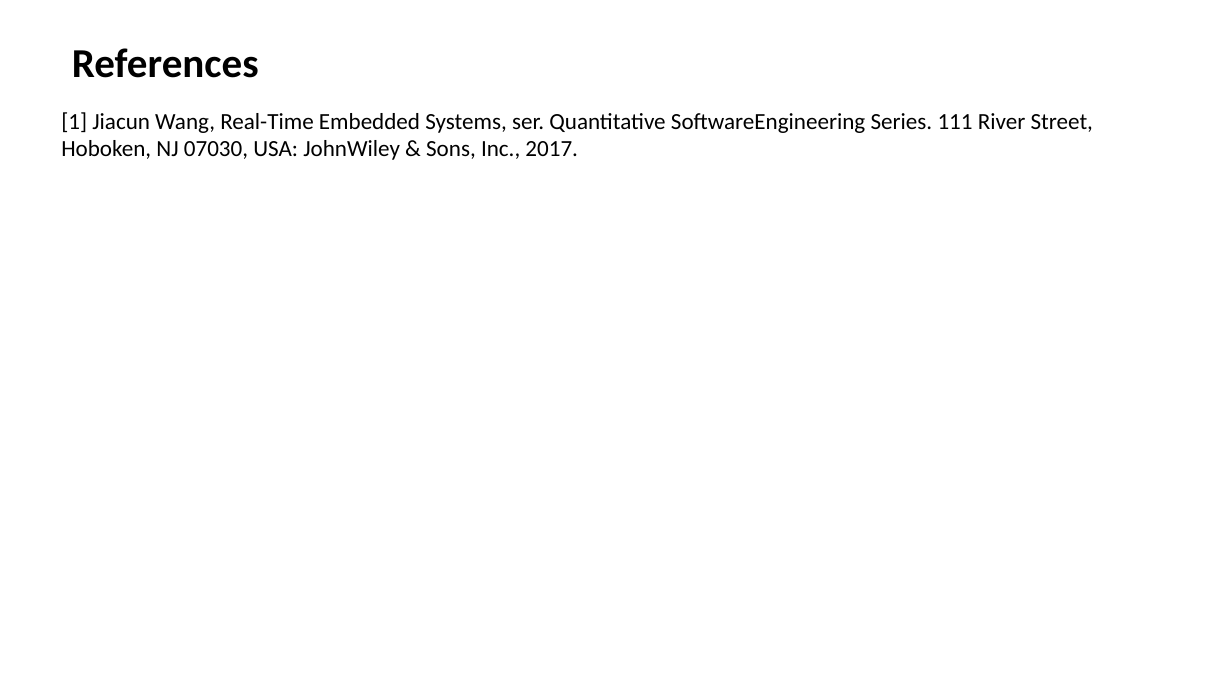
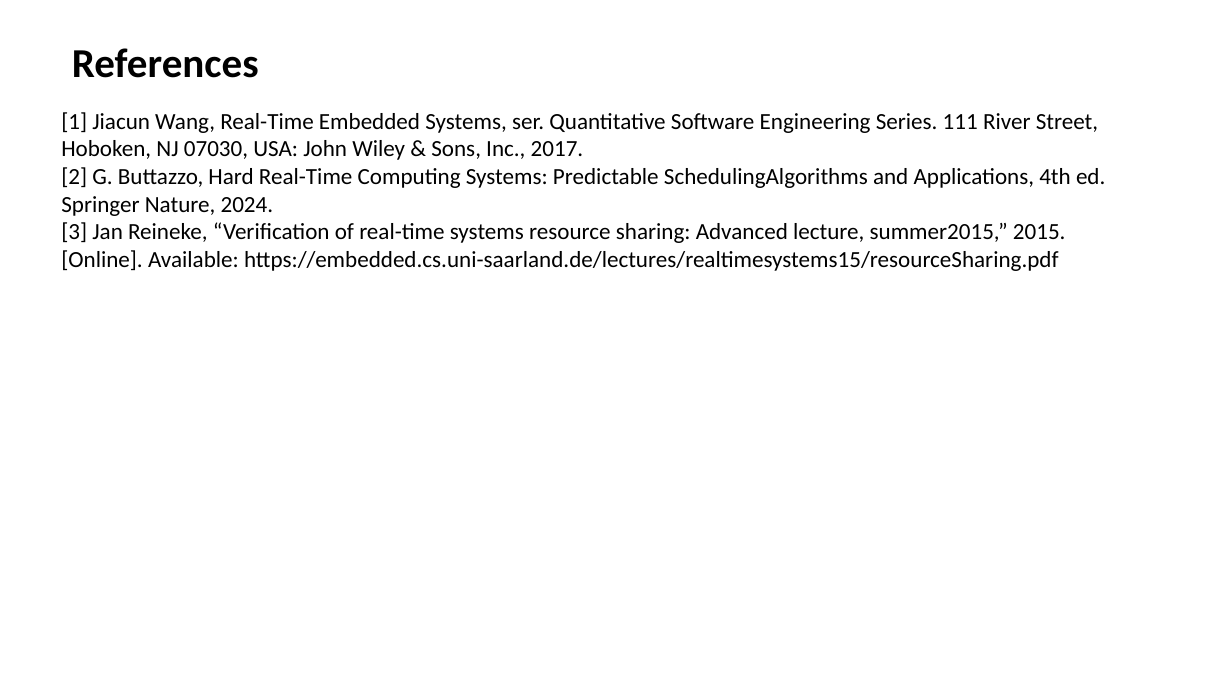
Before and after one commit to raihan4hshl/RTS_seminar, a slide deck: slide 19 of Seminar Paper on Resource Access Protocols.odp (slide 6 before the commit). Drawn at 1232x693 pixels with LibreOffice and Linux fonts; fonts in the diff are those of the drawing. Boxes give left, top, right and bottom in pixels: in the first picture for what was removed or moved away, otherwise in the second. Text is boxed around its words. In the diff, an @@ line names an element or a change of style, - is before the commit and + after.

Commit message:
presentation

```diff
--- a/Seminar Paper on Resource Access Protocols.odp
+++ b/Seminar Paper on Resource Access Protocols.odp
@@ text at bbox=[61, 112, 1105, 271]: text changed @@
-[1] Jiacun Wang, Real-Time Embedded Systems, ser. Quantitative SoftwareEngineering Series. 111 River Street, Hoboken, NJ 07030, USA: JohnWiley & Sons, Inc., 2017.
+[1] Jiacun Wang, Real-Time Embedded Systems, ser. Quantitative Software Engineering Series. 111 River Street, Hoboken, NJ 07030, USA: John Wiley & Sons, Inc., 2017.
+[2] G. Buttazzo, Hard Real-Time Computing Systems: Predictable SchedulingAlgorithms and Applications, 4th ed. Springer Nature, 2024.
+[3] Jan Reineke, “Verification of real-time systems resource sharing: Advanced lecture, summer2015,” 2015. [Online]. Available: https://embedded.cs.uni-saarland.de/lectures/realtimesystems15/resourceSharing.pdf
```
Also in this commit, not shown: 4 other slides changed, 13 slides added.
